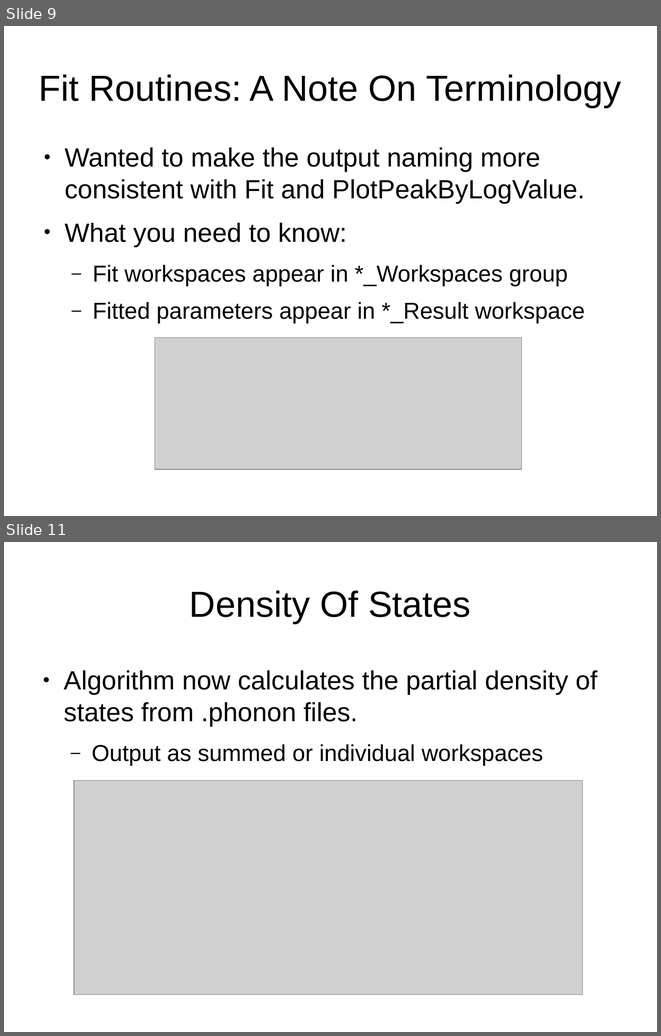
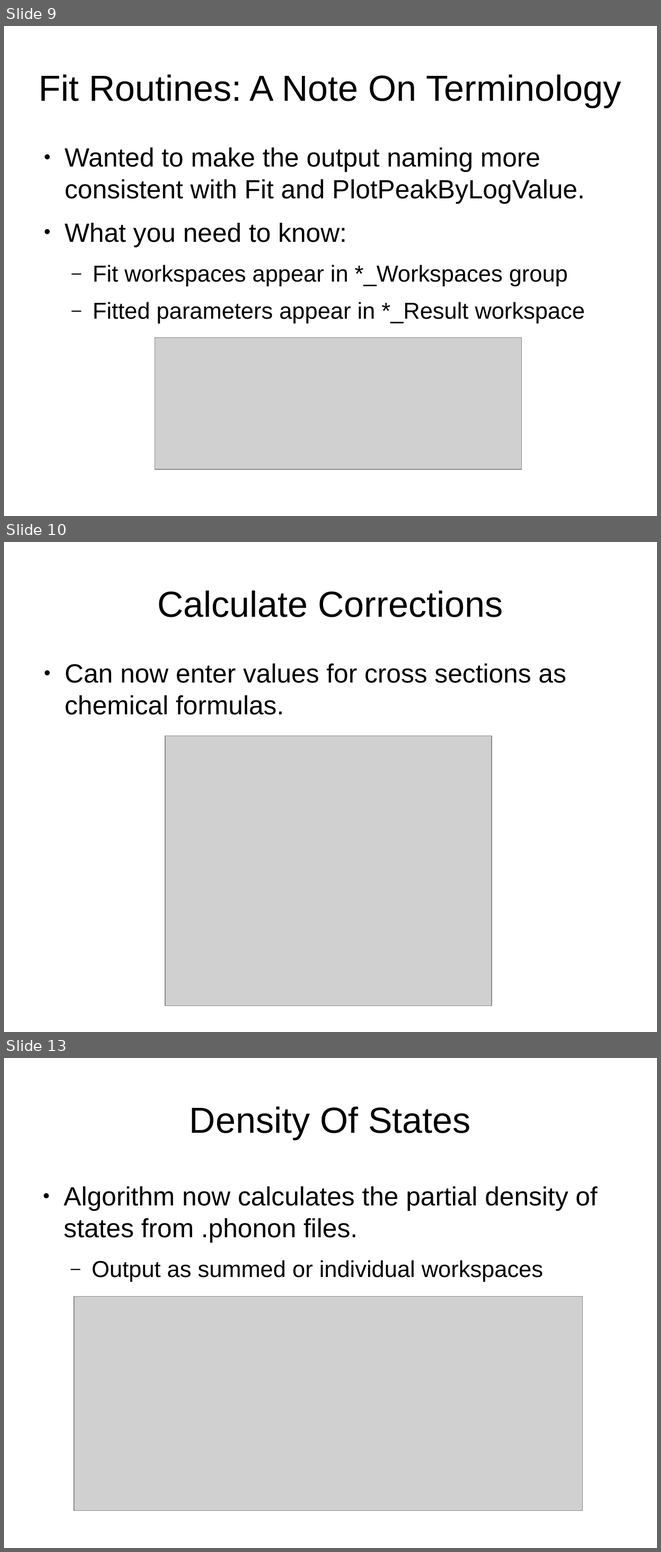
Before and after one commit to samueljackson92/documents, a slide deck: RAL/msg_presentation.pptx. Shown one above the other, each under a label of ours: slides 9 and 11 before the commit, slides 9, 10 and 13 after it; the slides between them are not shown. The pictures are 661x1036 and 661x1552 pixels, drawn with LibreOffice and Linux fonts; fonts in the diff are those of the drawing; grey boxes stand for pictures. Boxes give left, top, right and bottom in pixels: in the first picture for what was removed or moved away, otherwise in the second. Text is boxed around its words. In the diff, an @@ line names an element or a change of style, - is before the commit and + after.

```diff
--- a/RAL/msg_presentation.pptx
+++ b/RAL/msg_presentation.pptx
@@ slide 10 added at <box>4,542,657,1032</box>, background #FFFFFF @@
@@ title added at <box>157,590,503,617</box>, 44 pt, text #000000 @@
+Calculate Corrections
@@ text added at <box>64,663,566,715</box>, 32 pt, text #000000 @@
+● Can now enter values for cross sections as chemical formulas.
@@ picture added at <box>165,736,492,1006</box> @@
@@ what was slide 11 is now slide 13 @@
```
Also in this commit, not shown: 4 slides changed.
